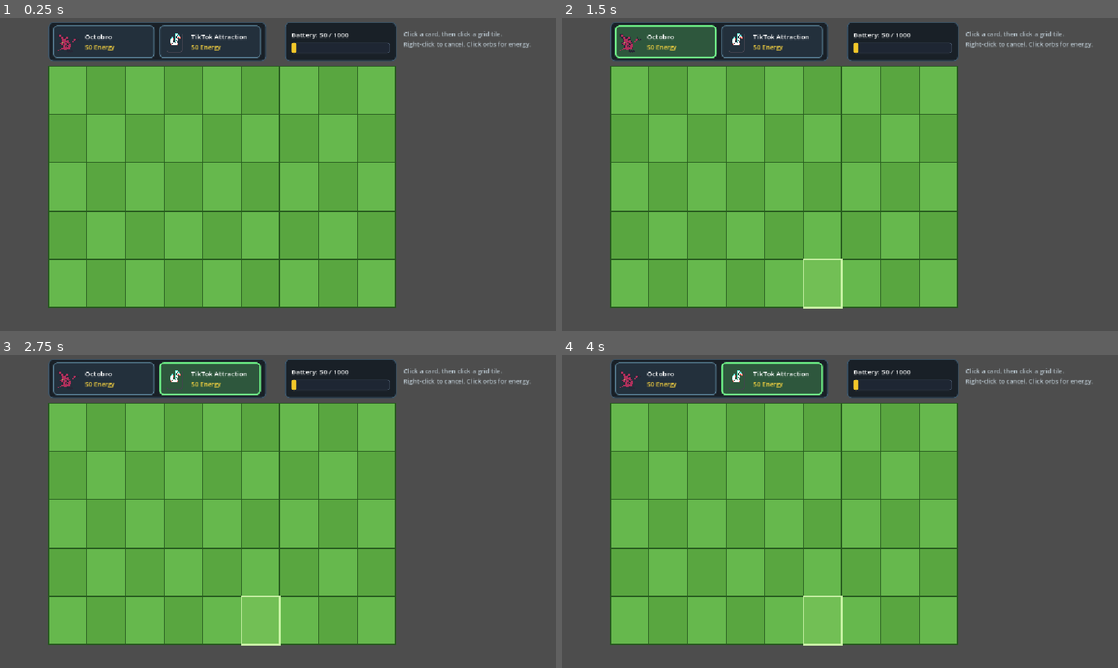
Above: before the commit, frames 1-4 (two rows, left to right).
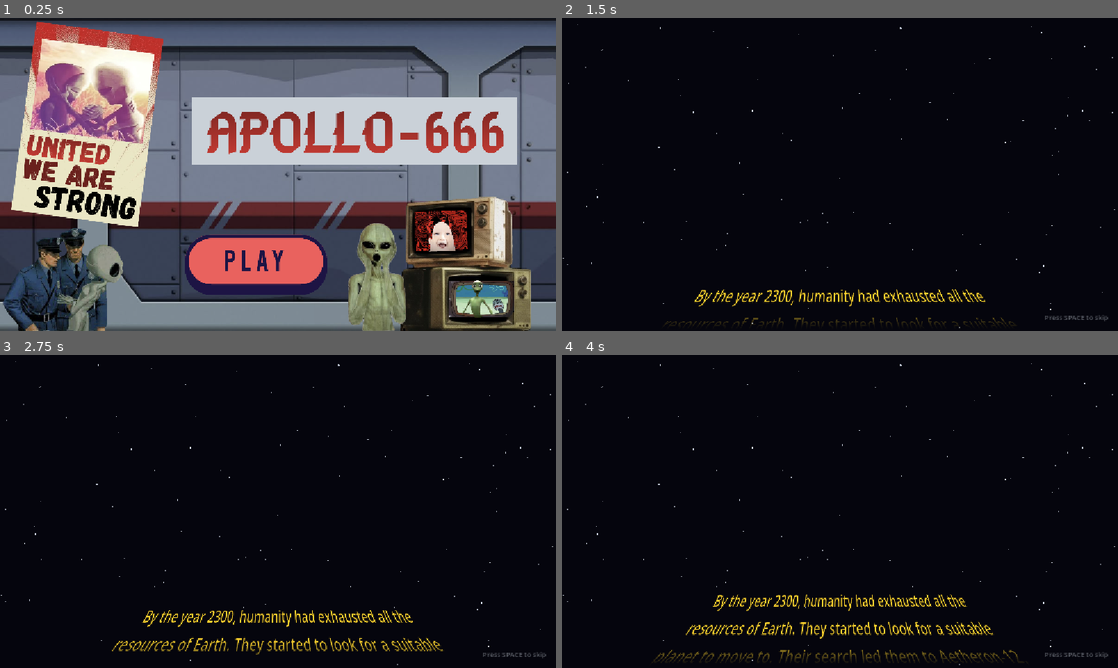
Above: after the commit, the same moments.

Repository: BogdanMartynenko/Apollo-666
Game: Godot game, scene res://Scenes/MainMenu.tscn
Two runs of this game, one before a commit and one after it. Both use one fixed random seed, a clock stepped at 60 frames per second and the inputs below. Before the commit the project starts from res://Scenes/Main.tscn.
Inputs (mouse positions are in pixels of both pictures, inside the frame that each line leads up to):
- Up to frame 1 (0.25 s): no input
- Up to frame 2 (1.5 s): click (817, 265) at 0.52 s; click (667, 43) at 1.27 s
- Up to frame 3 (2.75 s): click (211, 380) at 2.02 s
- Up to frame 4 (4 s): click (667, 380) at 2.77 s; click (773, 380) at 3.52 s

The runs differ from the first frame. In frame 1, 95% of the frame differs, in the area x 0-100%, y 0-100%; in frame 2, 100%; in frame 3, 100%; in frame 4, 100%.

Commit message:
added intro, and other changes

Diff:
--- a/Framework/Classes/EnemyBase.gd
+++ b/Framework/Classes/EnemyBase.gd
@@ -15,6 +15,7 @@
 
 @onready var sprite: Sprite2D = get_node_or_null("Sprite2D")
 var _hit_flash_timer: float = 0.0
+var _is_dead: bool = false
 
 
 func _ready() -> void:
@@ -79,5 +80,8 @@
 
 
 func die() -> void:
+	if _is_dead:
+		return
+	_is_dead = true
 	died.emit(self)
 	queue_free()
--- a/Scenes/EnemySpawner.gd
+++ b/Scenes/EnemySpawner.gd
@@ -4,8 +4,11 @@
 const GridManagerScript = preload("res://Framework/Managers/GridManager.gd")
 
 signal enemy_breached
+signal all_enemies_defeated
+signal wave_progress_changed(defeated_count: int, total_count: int)
 
 @export var enemy_scene: PackedScene
+@export var total_enemies_to_spawn: int = 12
 @export var initial_delay: float = 8.0
 @export var start_spawn_interval: float = 9.0
 @export var min_spawn_interval: float = 4.0
@@ -19,14 +22,22 @@
 var _current_interval: float = 9.0
 var _has_started_spawning: bool = false
 var _last_lane: int = -1
+var _spawned_count: int = 0
+var _defeated_count: int = 0
+var _active_enemies: int = 0
+var _breached: bool = false
 
 
 func _ready() -> void:
 	_current_interval = start_spawn_interval
+	wave_progress_changed.emit(_defeated_count, total_enemies_to_spawn)
 
 
 func _process(delta: float) -> void:
-	if enemy_scene == null:
+	if enemy_scene == null or _breached:
+		return
+
+	if _spawned_count >= total_enemies_to_spawn:
 		return
 
 	_elapsed += delta
@@ -46,6 +57,9 @@
 
 
 func spawn_enemy() -> void:
+	if _spawned_count >= total_enemies_to_spawn:
+		return
+
 	var rows: int = grid_manager.ROWS if grid_manager != null else 5
 	var lane := _pick_lane(rows)
 
@@ -59,7 +73,11 @@
 
 	enemy.lane = lane
 	enemy.base_breach_x = breach_x
+	enemy.died.connect(_on_enemy_died)
 	enemy.reached_base.connect(_on_enemy_reached_base)
+
+	_spawned_count += 1
+	_active_enemies += 1
 
 	get_parent().add_child(enemy)
 	enemy.global_position = Vector2(spawn_x, spawn_y)
@@ -75,5 +93,18 @@
 	return lane
 
 
+func _on_enemy_died(_enemy: Area2D) -> void:
+	_active_enemies = maxi(0, _active_enemies - 1)
+	_defeated_count += 1
+	wave_progress_changed.emit(_defeated_count, total_enemies_to_spawn)
+
+	if not _breached and _spawned_count >= total_enemies_to_spawn and _active_enemies == 0:
+		all_enemies_defeated.emit()
+
+
 func _on_enemy_reached_base(_enemy: Area2D) -> void:
+	_active_enemies = maxi(0, _active_enemies - 1)
+	if _breached:
+		return
+	_breached = true
 	enemy_breached.emit()
--- /dev/null
+++ b/Scenes/IntroCrawl.gd
@@ -0,0 +1,62 @@
+extends Control
+
+@export var crawl_speed: float = 22.0
+
+@onready var crawl_content: VBoxContainer = $SubViewportContainer/SubViewport/CrawlContent
+
+var _stars: Array[Vector3] = []
+var _transitioning: bool = false
+
+
+func _ready() -> void:
+	get_tree().paused = false
+	_generate_stars()
+	queue_redraw()
+
+
+func _generate_stars() -> void:
+	var rng := RandomNumberGenerator.new()
+	rng.seed = 6662300
+	for _i in range(110):
+		_stars.append(Vector3(
+			rng.randf_range(0.0, 1.0),
+			rng.randf_range(0.0, 1.0),
+			rng.randf_range(0.35, 0.95)
+		))
+
+
+func _draw() -> void:
+	var rect := get_viewport_rect()
+	draw_rect(rect, Color(0.02, 0.02, 0.05, 1.0), true)
+
+	for star in _stars:
+		var pos := Vector2(star.x * rect.size.x, star.y * rect.size.y)
+		var radius := 1.5 if star.z > 0.75 else 1.0
+		draw_circle(pos, radius, Color(0.92, 0.95, 1.0, star.z))
+
+
+func _process(delta: float) -> void:
+	if _transitioning or crawl_content == null:
+		return
+
+	crawl_content.position.y -= crawl_speed * delta
+
+	if crawl_content.position.y + crawl_content.size.y < 30.0:
+		_start_game()
+
+
+func _input(event: InputEvent) -> void:
+	if _transitioning:
+		return
+
+	if event is InputEventKey and event.pressed and not event.echo:
+		if event.keycode == KEY_SPACE or event.physical_keycode == KEY_SPACE:
+			get_viewport().set_input_as_handled()
+			_start_game()
+
+
+func _start_game() -> void:
+	if _transitioning:
+		return
+	_transitioning = true
+	get_tree().change_scene_to_file("res://Scenes/Main.tscn")
--- /dev/null
+++ b/Scenes/IntroCrawl.tscn
@@ -0,0 +1,94 @@
+[gd_scene format=3]
+
+[ext_resource type="Script" path="res://Scenes/IntroCrawl.gd" id="1_intro"]
+
+[sub_resource type="Shader" id="Shader_crawl"]
+code = "shader_type canvas_item;
+
+void fragment() {
+	float t = clamp((UV.y - 0.08) / 0.92, 0.0, 1.0);
+	float depth = mix(2.4, 0.95, t);
+	float sample_x = (UV.x - 0.5) * depth + 0.5;
+	float sample_y = pow(t, 0.72);
+
+	if (sample_x < 0.0 || sample_x > 1.0 || UV.y < 0.08) {
+		COLOR = vec4(0.0);
+	} else {
+		vec4 tex = texture(TEXTURE, vec2(sample_x, sample_y));
+		float fade_top = smoothstep(0.08, 0.32, UV.y);
+		float fade_bottom = smoothstep(1.0, 0.90, UV.y);
+		COLOR = vec4(tex.rgb, tex.a * fade_top * fade_bottom);
+	}
+}
+"
+
+[sub_resource type="ShaderMaterial" id="ShaderMaterial_crawl"]
+shader = SubResource("Shader_crawl")
+
+[node name="IntroCrawl" type="Control"]
+layout_mode = 3
+anchors_preset = 15
+anchor_right = 1.0
+anchor_bottom = 1.0
+grow_horizontal = 2
+grow_vertical = 2
+script = ExtResource("1_intro")
+
+[node name="SubViewportContainer" type="SubViewportContainer" parent="."]
+material = SubResource("ShaderMaterial_crawl")
+layout_mode = 1
+anchors_preset = 15
+anchor_right = 1.0
+anchor_bottom = 1.0
+grow_horizontal = 2
+grow_vertical = 2
+stretch = true
+
+[node name="SubViewport" type="SubViewport" parent="SubViewportContainer"]
+transparent_bg = true
+handle_input_locally = false
+size = Vector2i(1152, 648)
+render_target_update_mode = 4
+
+[node name="CrawlContent" type="VBoxContainer" parent="SubViewportContainer/SubViewport"]
+offset_left = 186.0
+offset_top = 590.0
+offset_right = 966.0
+offset_bottom = 1420.0
+theme_override_constants/separation = 24
+
+[node name="StoryLabel" type="Label" parent="SubViewportContainer/SubViewport/CrawlContent"]
+custom_minimum_size = Vector2(780, 0)
+layout_mode = 2
+theme_override_colors/font_color = Color(0.98, 0.82, 0.18, 1)
+theme_override_constants/line_spacing = 8
+theme_override_font_sizes/font_size = 28
+text = "By the year 2300, humanity had exhausted all the resources of Earth. They started to look for a suitable planet to move to. Their search led them to Aetheron-12, a fertile planet populated by sentient, peace-loving creatures that resembled Earth’s octopi.
+
+The humans’ first contact was peaceful. They learned that the creatures called themselves the Cephari. Soon, they learned that the Cephari were not a threat, and they began trading with the Cephari. Humans established trading outposts on Aetheron-12.
+
+But as the situation on Earth became dire, what was initially a benevolent interaction turned into something more sinister. Trading outposts grew in area and quantity. Soon, the humans’ demands became stronger. They wanted more land and for local slaves to be sold to them. As the Cephari realized the threat, the humans unleashed a war against them.
+
+The octopi found one pivotal weakness in humans. They could stall a human soldier by showing them a special type of video called “brainrot.” The mechanism behind this weakness was unknown, but this became the Cephari’s strongest weapon against humanity.
+
+The battle for Aetheron-12 began…"
+horizontal_alignment = 1
+autowrap_mode = 3
+
+[node name="SkipLabel" type="Label" parent="."]
+layout_mode = 1
+anchors_preset = 3
+anchor_left = 1.0
+anchor_top = 1.0
+anchor_right = 1.0
+anchor_bottom = 1.0
+offset_left = -220.0
+offset_top = -38.0
+offset_right = -20.0
+offset_bottom = -14.0
+grow_horizontal = 0
+grow_vertical = 0
+theme_override_colors/font_color = Color(0.85, 0.88, 0.92, 0.42)
+theme_override_font_sizes/font_size = 14
+text = "Press SPACE to skip"
+horizontal_alignment = 2
--- a/Scenes/Main.gd
+++ b/Scenes/Main.gd
@@ -6,9 +6,14 @@
 @onready var energy_manager = $EnergyManager
 @onready var peashooter_button = $CanvasLayer/Control/ShopPanel/MarginContainer/HBoxContainer/PeashooterButton
 @onready var sunflower_button = $CanvasLayer/Control/ShopPanel/MarginContainer/HBoxContainer/SunflowerButton
+@onready var wave_label = $CanvasLayer/Control/WaveLabel
 @onready var enemy_spawner = $EnemySpawner
 @onready var game_over_panel = $CanvasLayer/GameOverPanel
-@onready var restart_button = $CanvasLayer/GameOverPanel/MarginContainer/VBoxContainer/RestartButton
+@onready var restart_button = $CanvasLayer/GameOverPanel/MarginContainer/VBoxContainer/ButtonRow/RestartButton
+@onready var game_over_menu_button = $CanvasLayer/GameOverPanel/MarginContainer/VBoxContainer/ButtonRow/MainMenuButton
+@onready var win_panel = $CanvasLayer/WinPanel
+@onready var win_play_again_button = $CanvasLayer/WinPanel/MarginContainer/VBoxContainer/ButtonRow/PlayAgainButton
+@onready var win_menu_button = $CanvasLayer/WinPanel/MarginContainer/VBoxContainer/ButtonRow/MainMenuButton
 
 # Plant resources
 @export var peashooter_data: PlantData
@@ -31,9 +36,18 @@
 
 	if enemy_spawner != null:
 		enemy_spawner.enemy_breached.connect(_on_enemy_breached)
+		enemy_spawner.all_enemies_defeated.connect(_on_all_enemies_defeated)
+		enemy_spawner.wave_progress_changed.connect(_on_wave_progress_changed)
+		_on_wave_progress_changed(0, enemy_spawner.total_enemies_to_spawn)
 
 	if restart_button != null:
 		restart_button.pressed.connect(_on_restart_pressed)
+	if game_over_menu_button != null:
+		game_over_menu_button.pressed.connect(_on_main_menu_pressed)
+	if win_play_again_button != null:
+		win_play_again_button.pressed.connect(_on_restart_pressed)
+	if win_menu_button != null:
+		win_menu_button.pressed.connect(_on_main_menu_pressed)
 
 	_refresh_shop_ui()
 
@@ -63,6 +77,11 @@
 	_refresh_shop_ui()
 
 
+func _on_wave_progress_changed(defeated_count: int, total_count: int) -> void:
+	if wave_label != null:
+		wave_label.text = "Humans Defeated: %d / %d" % [defeated_count, total_count]
+
+
 func _refresh_shop_ui() -> void:
 	var current_energy: int = energy_manager.current_energy if energy_manager != null else 0
 	var selected: PlantData = grid_manager.selected_plant if grid_manager != null else null
@@ -71,11 +90,30 @@
 
 
 func _on_enemy_breached() -> void:
+	if win_panel != null and win_panel.visible:
+		return
+	if grid_manager != null:
+		grid_manager.clear_selection()
 	if game_over_panel != null:
 		game_over_panel.visible = true
+	get_tree().paused = true
+
+
+func _on_all_enemies_defeated() -> void:
+	if game_over_panel != null and game_over_panel.visible:
+		return
+	if grid_manager != null:
+		grid_manager.clear_selection()
+	if win_panel != null:
+		win_panel.visible = true
 	get_tree().paused = true
 
 
 func _on_restart_pressed() -> void:
 	get_tree().paused = false
 	get_tree().reload_current_scene()
+
+
+func _on_main_menu_pressed() -> void:
+	get_tree().paused = false
+	get_tree().change_scene_to_file("res://Scenes/MainMenu.tscn")
--- a/Scenes/Main.tscn
+++ b/Scenes/Main.tscn
@@ -44,6 +44,30 @@
 corner_radius_bottom_right = 4
 corner_radius_bottom_left = 4
 
+[sub_resource type="StyleBoxFlat" id="StyleBoxFlat_gameover_panel"]
+bg_color = Color(0.1, 0.09, 0.12, 0.96)
+border_width_left = 3
+border_width_top = 3
+border_width_right = 3
+border_width_bottom = 3
+border_color = Color(0.85, 0.32, 0.32, 1)
+corner_radius_top_left = 12
+corner_radius_top_right = 12
+corner_radius_bottom_right = 12
+corner_radius_bottom_left = 12
+
+[sub_resource type="StyleBoxFlat" id="StyleBoxFlat_win_panel"]
+bg_color = Color(0.08, 0.13, 0.12, 0.96)
+border_width_left = 3
+border_width_top = 3
+border_width_right = 3
+border_width_bottom = 3
+border_color = Color(0.38, 0.9, 0.52, 1)
+corner_radius_top_left = 12
+corner_radius_top_right = 12
+corner_radius_bottom_right = 12
+corner_radius_bottom_left = 12
+
 [node name="Node2D" type="Node2D" unique_id=1022261163]
 script = ExtResource("1_xockq")
 peashooter_data = ExtResource("2_sfdx7")
@@ -127,12 +151,23 @@
 max_value = 1000.0
 show_percentage = false
 
+[node name="WaveLabel" type="Label" parent="CanvasLayer/Control"]
+layout_mode = 0
+offset_left = 836.0
+offset_top = 12.0
+offset_right = 1130.0
+offset_bottom = 36.0
+mouse_filter = 2
+theme_override_colors/font_color = Color(0.95, 0.85, 0.35, 1)
+theme_override_font_sizes/font_size = 15
+text = "Humans Defeated: 0 / 12"
+
 [node name="HintLabel" type="Label" parent="CanvasLayer/Control"]
 layout_mode = 0
 offset_left = 836.0
-offset_top = 24.0
+offset_top = 40.0
 offset_right = 1130.0
-offset_bottom = 74.0
+offset_bottom = 88.0
 mouse_filter = 2
 theme_override_colors/font_color = Color(0.8, 0.86, 0.9, 0.85)
 theme_override_font_sizes/font_size = 13
@@ -147,32 +182,105 @@
 anchor_top = 0.5
 anchor_right = 0.5
 anchor_bottom = 0.5
-offset_left = -160.0
-offset_top = -65.0
-offset_right = 160.0
-offset_bottom = 65.0
+offset_left = -180.0
+offset_top = -85.0
+offset_right = 180.0
+offset_bottom = 85.0
 grow_horizontal = 2
 grow_vertical = 2
+theme_override_styles/panel = SubResource("StyleBoxFlat_gameover_panel")
 
 [node name="MarginContainer" type="MarginContainer" parent="CanvasLayer/GameOverPanel"]
 layout_mode = 2
-theme_override_constants/margin_left = 20
-theme_override_constants/margin_top = 20
-theme_override_constants/margin_right = 20
-theme_override_constants/margin_bottom = 20
+theme_override_constants/margin_left = 24
+theme_override_constants/margin_top = 22
+theme_override_constants/margin_right = 24
+theme_override_constants/margin_bottom = 22
 
 [node name="VBoxContainer" type="VBoxContainer" parent="CanvasLayer/GameOverPanel/MarginContainer"]
 layout_mode = 2
 theme_override_constants/separation = 12
 
+[node name="TitleLabel" type="Label" parent="CanvasLayer/GameOverPanel/MarginContainer/VBoxContainer"]
+layout_mode = 2
+theme_override_colors/font_color = Color(1, 0.45, 0.45, 1)
+theme_override_font_sizes/font_size = 26
+text = "DEFEAT"
+horizontal_alignment = 1
+
 [node name="GameOverLabel" type="Label" parent="CanvasLayer/GameOverPanel/MarginContainer/VBoxContainer"]
 layout_mode = 2
 text = "Humans reached the alien base!"
 horizontal_alignment = 1
 
-[node name="RestartButton" type="Button" parent="CanvasLayer/GameOverPanel/MarginContainer/VBoxContainer"]
+[node name="ButtonRow" type="HBoxContainer" parent="CanvasLayer/GameOverPanel/MarginContainer/VBoxContainer"]
+layout_mode = 2
+theme_override_constants/separation = 12
+alignment = 1
+
+[node name="RestartButton" type="Button" parent="CanvasLayer/GameOverPanel/MarginContainer/VBoxContainer/ButtonRow"]
+custom_minimum_size = Vector2(130, 40)
 layout_mode = 2
 text = "Play Again"
+
+[node name="MainMenuButton" type="Button" parent="CanvasLayer/GameOverPanel/MarginContainer/VBoxContainer/ButtonRow"]
+custom_minimum_size = Vector2(130, 40)
+layout_mode = 2
+text = "Main Menu"
+
+[node name="WinPanel" type="PanelContainer" parent="CanvasLayer"]
+process_mode = 3
+visible = false
+anchors_preset = 8
+anchor_left = 0.5
+anchor_top = 0.5
+anchor_right = 0.5
+anchor_bottom = 0.5
+offset_left = -180.0
+offset_top = -85.0
+offset_right = 180.0
+offset_bottom = 85.0
+grow_horizontal = 2
+grow_vertical = 2
+theme_override_styles/panel = SubResource("StyleBoxFlat_win_panel")
+
+[node name="MarginContainer" type="MarginContainer" parent="CanvasLayer/WinPanel"]
+layout_mode = 2
+theme_override_constants/margin_left = 24
+theme_override_constants/margin_top = 22
+theme_override_constants/margin_right = 24
+theme_override_constants/margin_bottom = 22
+
+[node name="VBoxContainer" type="VBoxContainer" parent="CanvasLayer/WinPanel/MarginContainer"]
+layout_mode = 2
+theme_override_constants/separation = 12
+
+[node name="WinTitleLabel" type="Label" parent="CanvasLayer/WinPanel/MarginContainer/VBoxContainer"]
+layout_mode = 2
+theme_override_colors/font_color = Color(0.45, 0.96, 0.58, 1)
+theme_override_font_sizes/font_size = 28
+text = "VICTORY!"
+horizontal_alignment = 1
+
+[node name="WinBodyLabel" type="Label" parent="CanvasLayer/WinPanel/MarginContainer/VBoxContainer"]
+layout_mode = 2
+text = "All invading humans were stopped!"
+horizontal_alignment = 1
+
+[node name="ButtonRow" type="HBoxContainer" parent="CanvasLayer/WinPanel/MarginContainer/VBoxContainer"]
+layout_mode = 2
+theme_override_constants/separation = 12
+alignment = 1
+
+[node name="PlayAgainButton" type="Button" parent="CanvasLayer/WinPanel/MarginContainer/VBoxContainer/ButtonRow"]
+custom_minimum_size = Vector2(130, 40)
+layout_mode = 2
+text = "Play Again"
+
+[node name="MainMenuButton" type="Button" parent="CanvasLayer/WinPanel/MarginContainer/VBoxContainer/ButtonRow"]
+custom_minimum_size = Vector2(130, 40)
+layout_mode = 2
+text = "Main Menu"
 
 [node name="EnergyManager" type="Node" parent="." unique_id=1556433249]
 script = ExtResource("7_jw32o")
--- /dev/null
+++ b/Scenes/MainMenu.gd
@@ -0,0 +1,13 @@
+extends Control
+
+@onready var play_button: Button = $PlayButton
+
+
+func _ready() -> void:
+	get_tree().paused = false
+	play_button.pressed.connect(_on_play_pressed)
+
+
+func _on_play_pressed() -> void:
+	get_tree().paused = false
+	get_tree().change_scene_to_file("res://Scenes/IntroCrawl.tscn")
--- /dev/null
+++ b/Scenes/MainMenu.tscn
@@ -0,0 +1,59 @@
+[gd_scene format=3]
+
+[ext_resource type="Script" path="res://Scenes/MainMenu.gd" id="1_menu"]
+[ext_resource type="Texture2D" uid="uid://dcxn8nuagu380" path="res://Assets/main_menu.png" id="2_bg"]
+
+[sub_resource type="StyleBoxEmpty" id="StyleBoxEmpty_normal"]
+
+[sub_resource type="StyleBoxFlat" id="StyleBoxFlat_hover"]
+bg_color = Color(1, 1, 1, 0.12)
+border_width_left = 3
+border_width_top = 3
+border_width_right = 3
+border_width_bottom = 3
+border_color = Color(1, 0.92, 0.88, 0.7)
+corner_radius_top_left = 60
+corner_radius_top_right = 60
+corner_radius_bottom_right = 60
+corner_radius_bottom_left = 60
+
+[sub_resource type="StyleBoxFlat" id="StyleBoxFlat_pressed"]
+bg_color = Color(0, 0, 0, 0.2)
+corner_radius_top_left = 60
+corner_radius_top_right = 60
+corner_radius_bottom_right = 60
+corner_radius_bottom_left = 60
+
+[sub_resource type="StyleBoxEmpty" id="StyleBoxEmpty_focus"]
+
+[node name="MainMenu" type="Control"]
+layout_mode = 3
+anchors_preset = 15
+anchor_right = 1.0
+anchor_bottom = 1.0
+grow_horizontal = 2
+grow_vertical = 2
+script = ExtResource("1_menu")
+
+[node name="Background" type="TextureRect" parent="."]
+layout_mode = 1
+anchors_preset = 15
+anchor_right = 1.0
+anchor_bottom = 1.0
+grow_horizontal = 2
+grow_vertical = 2
+texture = ExtResource("2_bg")
+expand_mode = 1
+
+[node name="PlayButton" type="Button" parent="."]
+layout_mode = 1
+anchors_preset = -1
+anchor_left = 0.33
+anchor_top = 0.69
+anchor_right = 0.59
+anchor_bottom = 0.885
+mouse_default_cursor_shape = 2
+theme_override_styles/normal = SubResource("StyleBoxEmpty_normal")
+theme_override_styles/hover = SubResource("StyleBoxFlat_hover")
+theme_override_styles/pressed = SubResource("StyleBoxFlat_pressed")
+theme_override_styles/focus = SubResource("StyleBoxEmpty_focus")
--- a/project.godot
+++ b/project.godot
@@ -11,7 +11,7 @@
 [application]
 
 config/name="Apollo-666"
-run/main_scene="uid://dl4sqmsy2w4aw"
+run/main_scene="res://Scenes/MainMenu.tscn"
 config/features=PackedStringArray("4.7", "Forward Plus")
 config/icon="res://Apollo-666/icon.svg"
 
Binary file added: Assets/main_menu.png
Not shown, added: Assets/main_menu.png.import
Not shown, added: Scenes/IntroCrawl.gd.uid
Not shown, added: Scenes/MainMenu.gd.uid
Not shown, added: Human-Cephari Contact Story.pages
